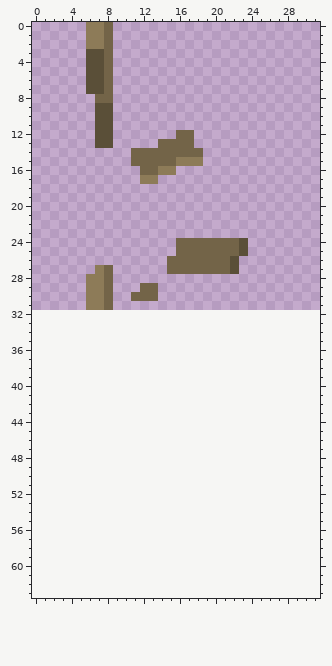
A pixel-art sprite gets an edit: LudumDare37.gmx/sprites/images/sprFenceV_1.png. Above is the file before it was changed.
The file is 32x32 pixels. The old version is drawn lined up with the new one, on the new canvas.
After the commit:
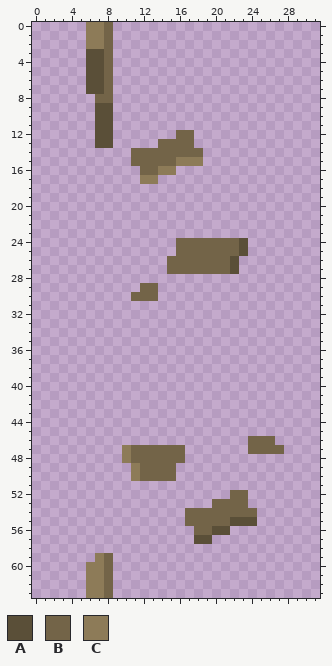
Palette (. is transparent): A #5a4f38  B #736448  C #8d7b58
Commit: breaking fence sound and sprite change
Changes in this commit:
{"change": "canvas 32x32 -> 32x64"}
{"y":27,"x":7,"old":"CB","new":".."}
{"y":28,"x":6,"old":"CCB","new":"..."}
{"y":29,"x":6,"old":"CCB","new":"..."}
{"y":30,"x":6,"old":"CCB","new":"..."}
{"y":31,"x":6,"old":"CCB","new":"..."}
{"y":46,"x":24,"old":"...","new":"BBB"}
{"y":47,"x":10,"old":".......","new":"CBBBBBB"}
{"y":47,"x":24,"old":"....","new":"BBBB"}
{"y":48,"x":10,"old":".......","new":"CBBBBBB"}
{"y":49,"x":11,"old":".....","new":"CBBBB"}
{"y":50,"x":11,"old":".....","new":"CBBBB"}
{"y":52,"x":22,"old":"..","new":"BB"}
{"y":53,"x":20,"old":"....","new":"BBBB"}
{"y":54,"x":17,"old":"........","new":"BBBBBBBB"}
{"y":55,"x":17,"old":"........","new":"BBBBBAAA"}
{"y":56,"x":18,"old":"....","new":"BBAA"}
{"y":57,"x":18,"old":"..","new":"AA"}
{"y":59,"x":7,"old":"..","new":"CB"}
{"y":60,"x":6,"old":"...","new":"CCB"}
{"y":61,"x":6,"old":"...","new":"CCB"}
{"y":62,"x":6,"old":"...","new":"CCB"}
{"y":63,"x":6,"old":"...","new":"CCB"}
{"label":"erased","picture_box":[86,265,113,310]}
{"label":"added","picture_box":[122,436,284,544]}
{"label":"added","picture_box":[86,553,113,598]}
